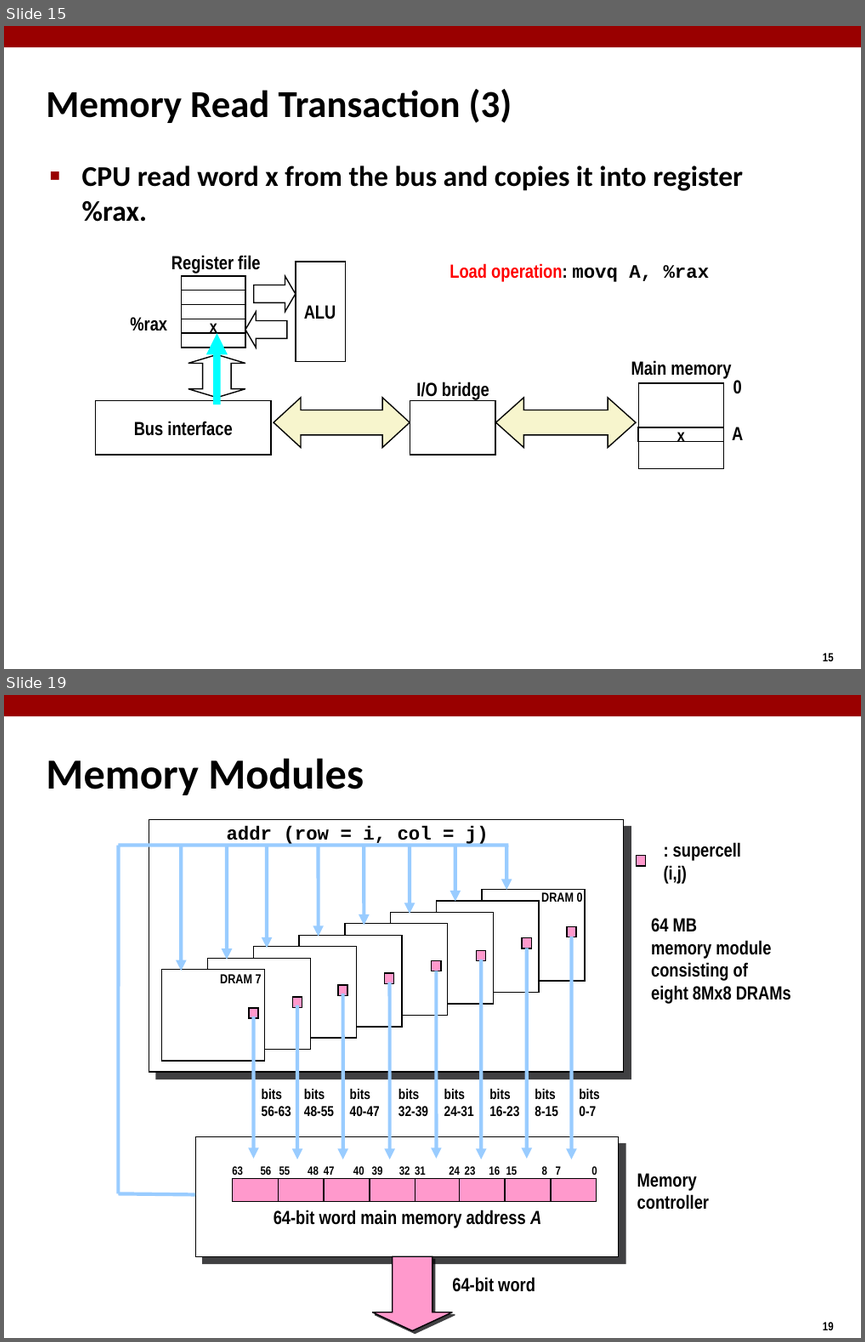
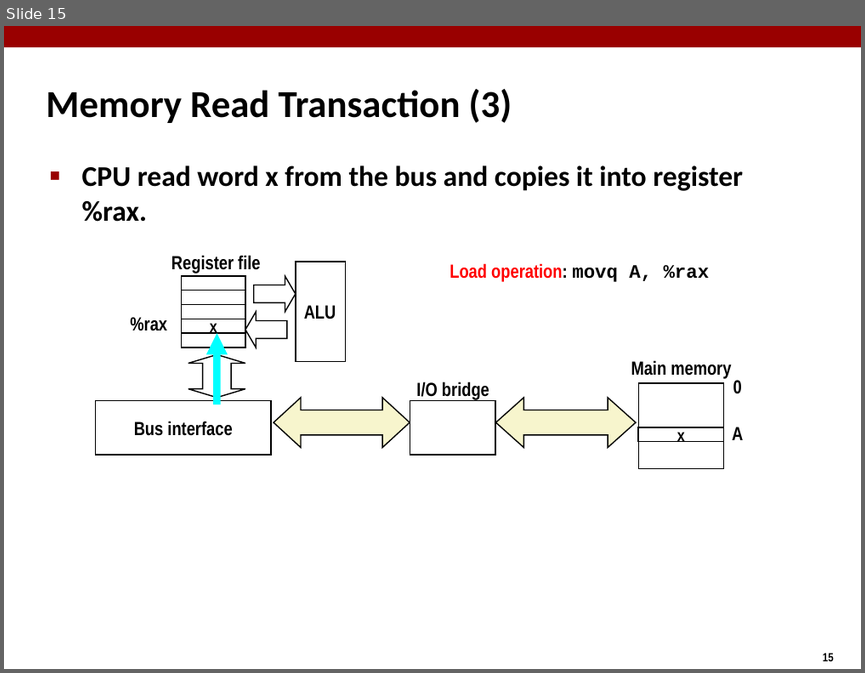
Before and after one commit to diku-compSys/compSys-e2021-pub, a slide deck: lectures/210922_performance_and_memory/slides.odp. Shown one above the other, each under a label of ours: slides 15 and 19 before the commit, slide 15 after it; the slides between them are not shown. The pictures are 865x1342 and 865x673 pixels, drawn with LibreOffice and Linux fonts; fonts in the diff are those of the drawing. Boxes give left, top, right and bottom in pixels: in the first picture for what was removed or moved away, otherwise in the second. Text is boxed around its words. In the diff, an @@ line names an element or a change of style, - is before the commit and + after.

```diff
--- a/lectures/210922_performance_and_memory/slides.odp
+++ b/lectures/210922_performance_and_memory/slides.odp
@@ slide 19 removed at [4, 695, 861, 1338], background #FFFFFF; not listed: 2 template elements that a slide beside it also shows @@
@@ title removed at [46, 758, 364, 795] @@
-Memory Modules
@@ rectangle removed at [148, 819, 624, 1072] @@
@@ group removed at [118, 826, 509, 1195]: 8 arrows, 3 lines, 1 text @@
-addr (row = i, col = j)
@@ text removed at [664, 842, 741, 884] @@
-: supercell (i,j)
@@ rectangle removed at [636, 855, 646, 866] @@
@@ rectangle removed at [482, 890, 585, 981] @@
@@ text removed at [541, 892, 583, 902] @@
-DRAM 0
@@ rectangle removed at [345, 924, 448, 1015] @@
@@ rectangle removed at [391, 912, 494, 1004] @@
@@ rectangle removed at [436, 901, 539, 993] @@
@@ text removed at [651, 918, 791, 1004] @@
-64 MB
-memory module
-consisting of
-eight 8Mx8 DRAMs
@@ rectangle removed at [253, 946, 356, 1038] @@
@@ rectangle removed at [299, 935, 402, 1027] @@
@@ rectangle removed at [522, 937, 531, 947] @@
@@ rectangle removed at [567, 926, 576, 936] @@
@@ rectangle removed at [161, 970, 264, 1061] @@
@@ rectangle removed at [208, 958, 311, 1049] @@
@@ text removed at [220, 974, 262, 983] @@
-DRAM 7
@@ rectangle removed at [385, 973, 394, 983] @@
@@ rectangle removed at [432, 960, 441, 971] @@
@@ rectangle removed at [476, 950, 485, 960] @@
@@ rectangle removed at [293, 997, 302, 1007] @@
@@ rectangle removed at [338, 985, 347, 995] @@
@@ rectangle removed at [249, 1008, 258, 1018] @@
@@ group removed at [253, 936, 599, 1227]: 9 texts, 8 arrows @@
-64-bit word main memory address A
-bits
-0-7
-bits
-8-15
-bits
-16-23
-bits
-24-31
-bits
-32-39
-bits
-40-47
-bits
-48-55
-bits
-56-63
@@ rectangle removed at [196, 1136, 619, 1256] @@
@@ group removed at [232, 1165, 596, 1331]: 17 texts, 8 rectangles, 1 down arrow @@
-64-bit word
-0
-31
-7
-8
-15
-16
-23
-24
-32
-63
-39
-40
-47
-48
-55
-56
@@ text removed at [637, 1173, 709, 1209] @@
-Memory
-controller
```
Also in this commit, not shown: 5 slides changed, 3 other slides removed.
